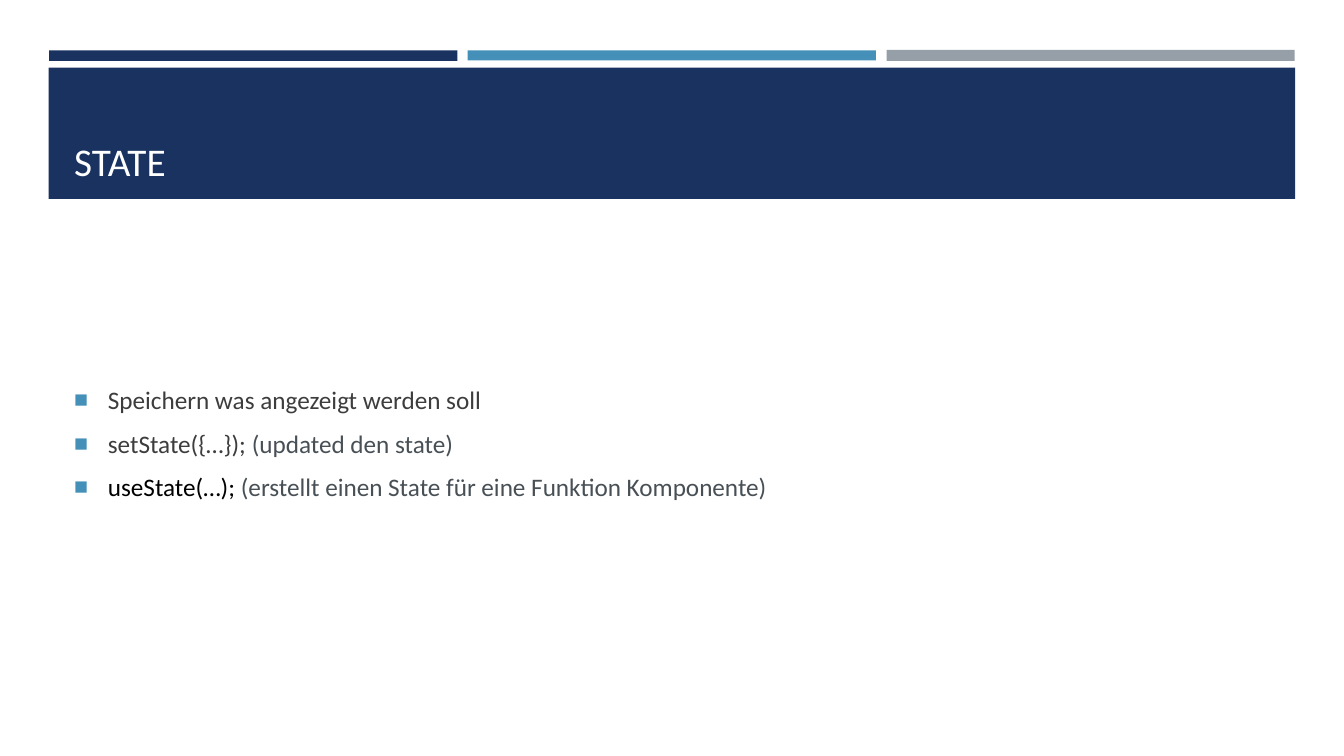
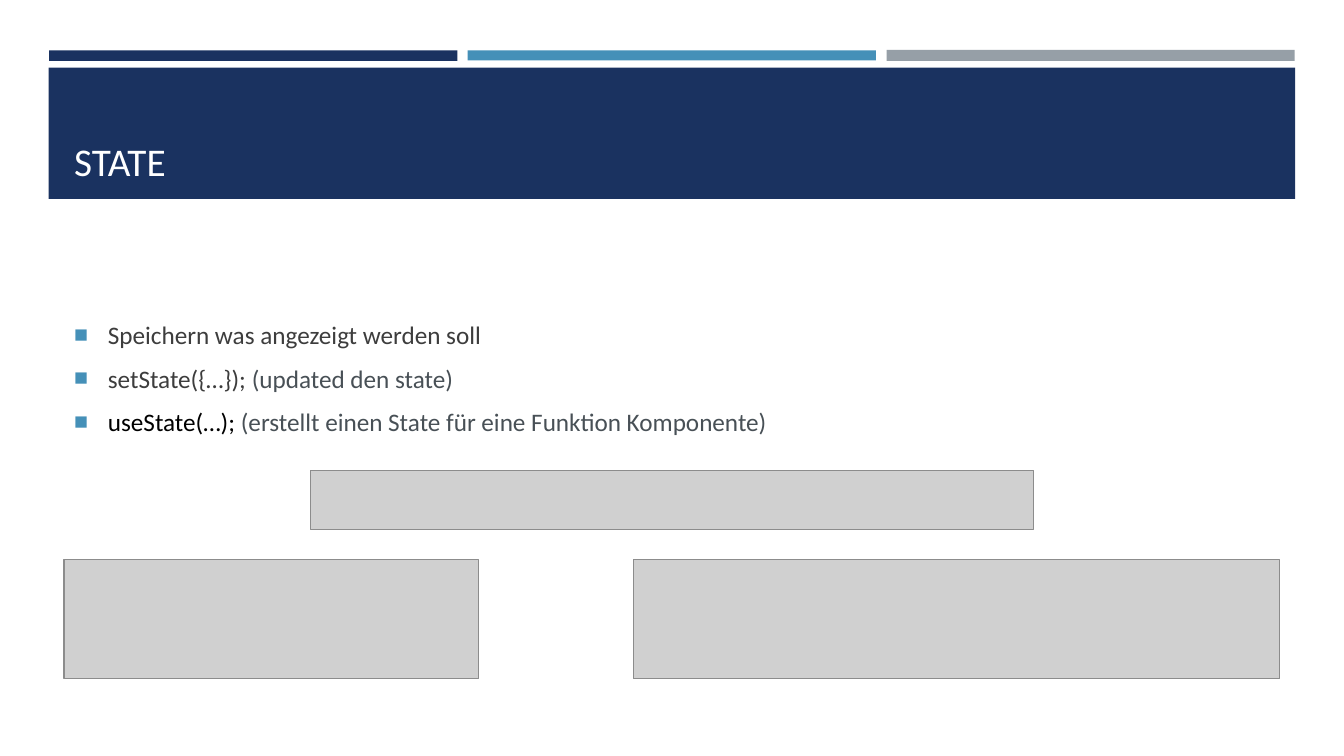
Before and after one commit to Stjeopka/NFT-Shop, a slide deck: slide 9 of NFT-Shop.pptx (slide 8 before the commit). Drawn at 1344x756 pixels with LibreOffice and Linux fonts; fonts in the diff are those of the drawing; grey boxes stand for pictures. Boxes give left, top, right and bottom in pixels: in the first picture for what was removed or moved away, otherwise in the second. Text is boxed around its words. In the diff, an @@ line names an element or a change of style, - is before the commit and + after.

```diff
--- a/NFT-Shop.pptx
+++ b/NFT-Shop.pptx
@@ text "Speichern was angezeigt werden soll": place and size @@
-text "Speichern was angezeigt werden soll" at [108,391,767,500]
+text "Speichern was angezeigt werden soll" at [108,326,767,435]
@@ picture added at [311,471,1034,529] @@
@@ picture added at [65,560,479,679] @@
@@ picture added at [633,560,1280,679] @@
```
Also in this commit, not shown: 4 other slides changed, 3 slides added, 1 slide removed.
